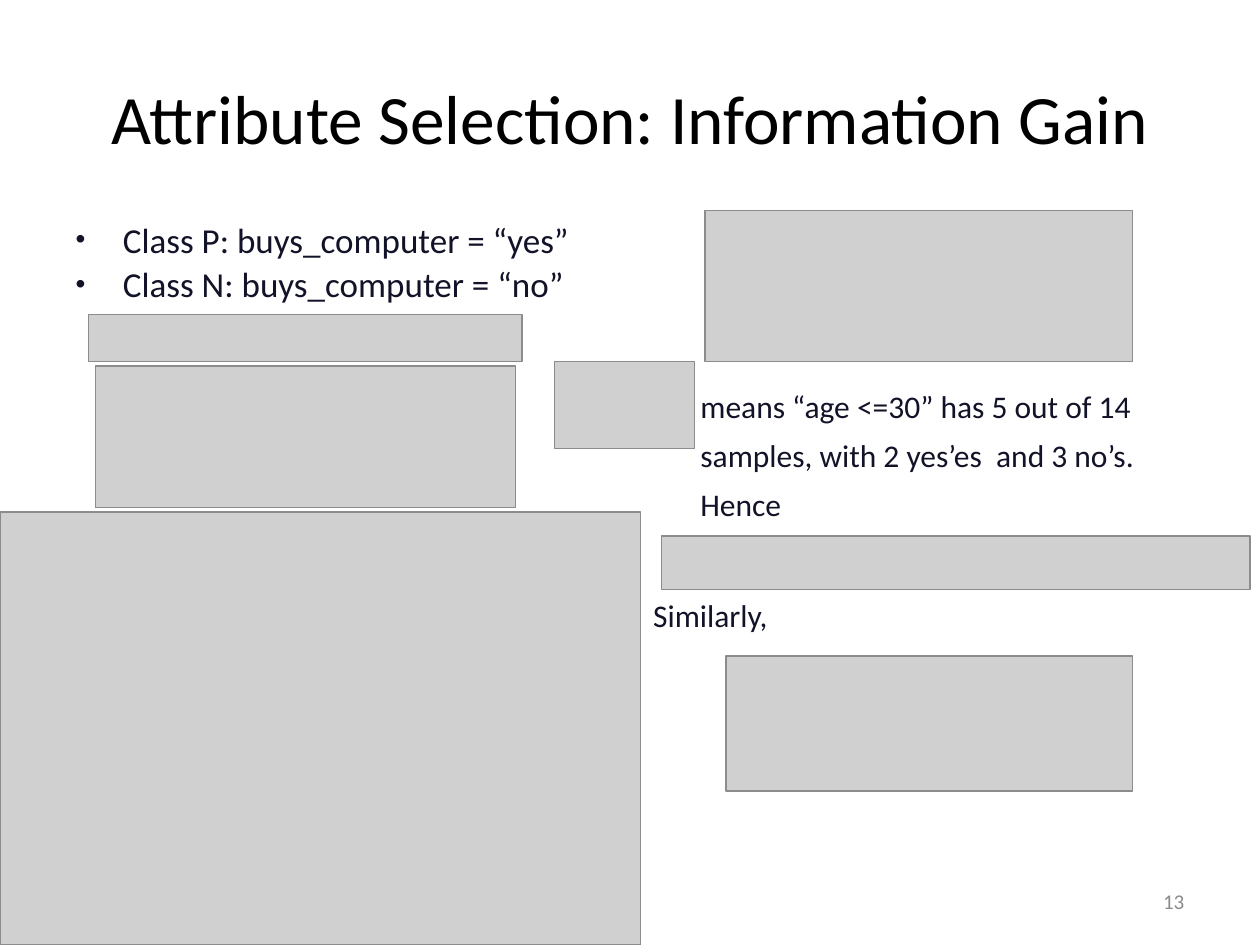
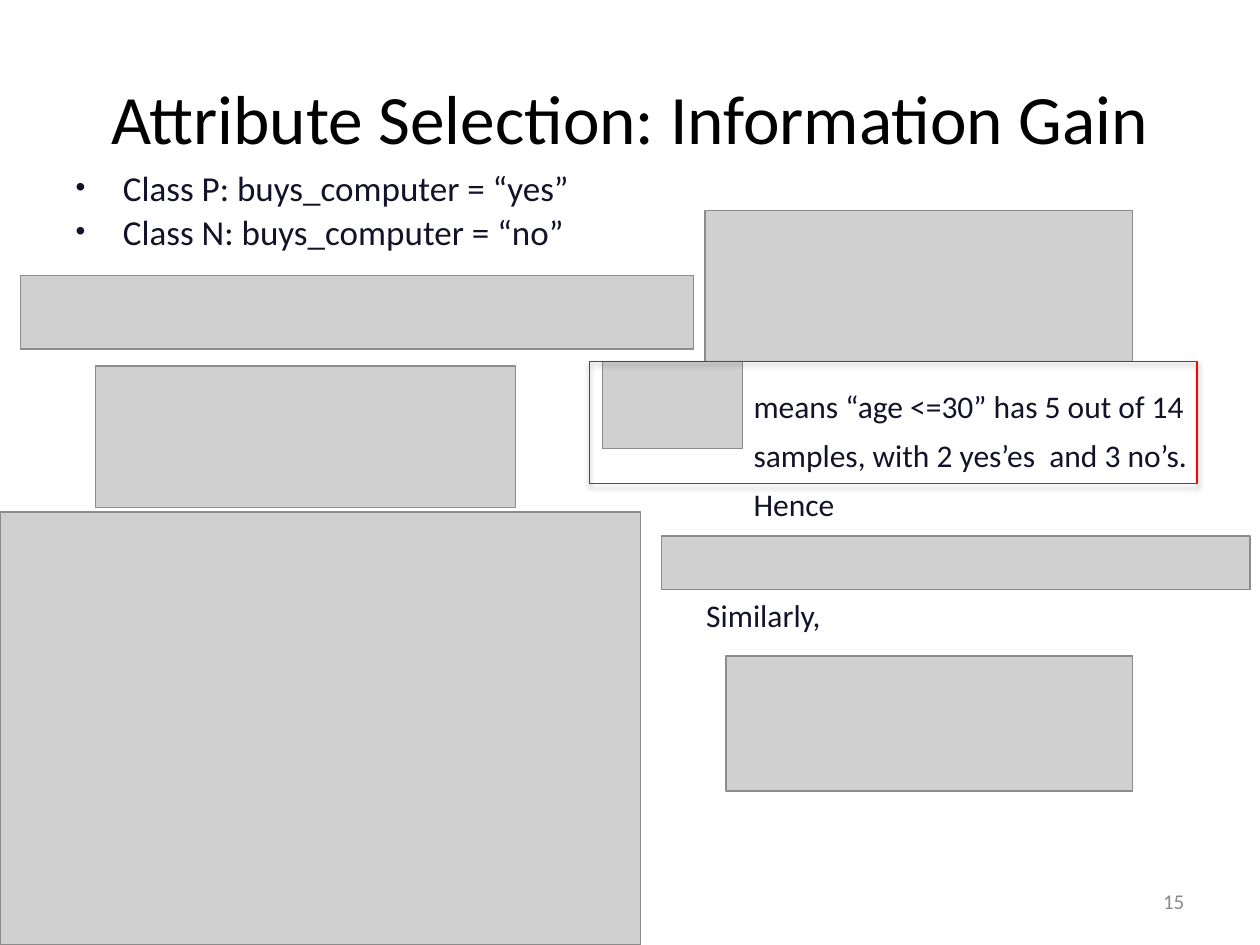
Before and after one commit to mjiang89/mjiang89.github.io, a slide deck: slide 15 of teaching/CS412Summer17-Chapter8.pptx (slide 13 before the commit). Drawn at 1260x945 pixels with LibreOffice and Linux fonts; fonts in the diff are those of the drawing; grey boxes stand for pictures. Boxes give left, top, right and bottom in pixels: in the first picture for what was removed or moved away, otherwise in the second. Text is boxed around its words. In the diff, an @@ line names an element or a change of style, - is before the commit and + after.

```diff
--- a/teaching/CS412Summer17-Chapter8.pptx
+++ b/teaching/CS412Summer17-Chapter8.pptx
@@ text "Class P: buys_computer = “yes”": place and size @@
-text "Class P: buys_computer = “yes”" at (123, 228, 569, 303)
+text "Class P: buys_computer = “yes”" at (123, 176, 569, 251)
@@ text "means “age <=30” has 5 ...": place and size @@
-text "means “age <=30” has 5 ..." at (653, 395, 1133, 632)
+text "means “age <=30” has 5 ..." at (706, 395, 1187, 632)
@@ picture: place and size @@
-picture at (89, 315, 523, 363)
+picture at (20, 276, 693, 349)
@@ rectangle added at (590, 362, 1197, 483), outline #FF0000 0.75 pt @@
@@ picture: place and size @@
-picture at (554, 362, 694, 449)
+picture at (602, 362, 742, 449)
@@ page number at (1163, 895, 1184, 909): text changed @@
-13
+15
```
Also in this commit, not shown: 22 other slides changed, 6 slides added, 2 other files.
